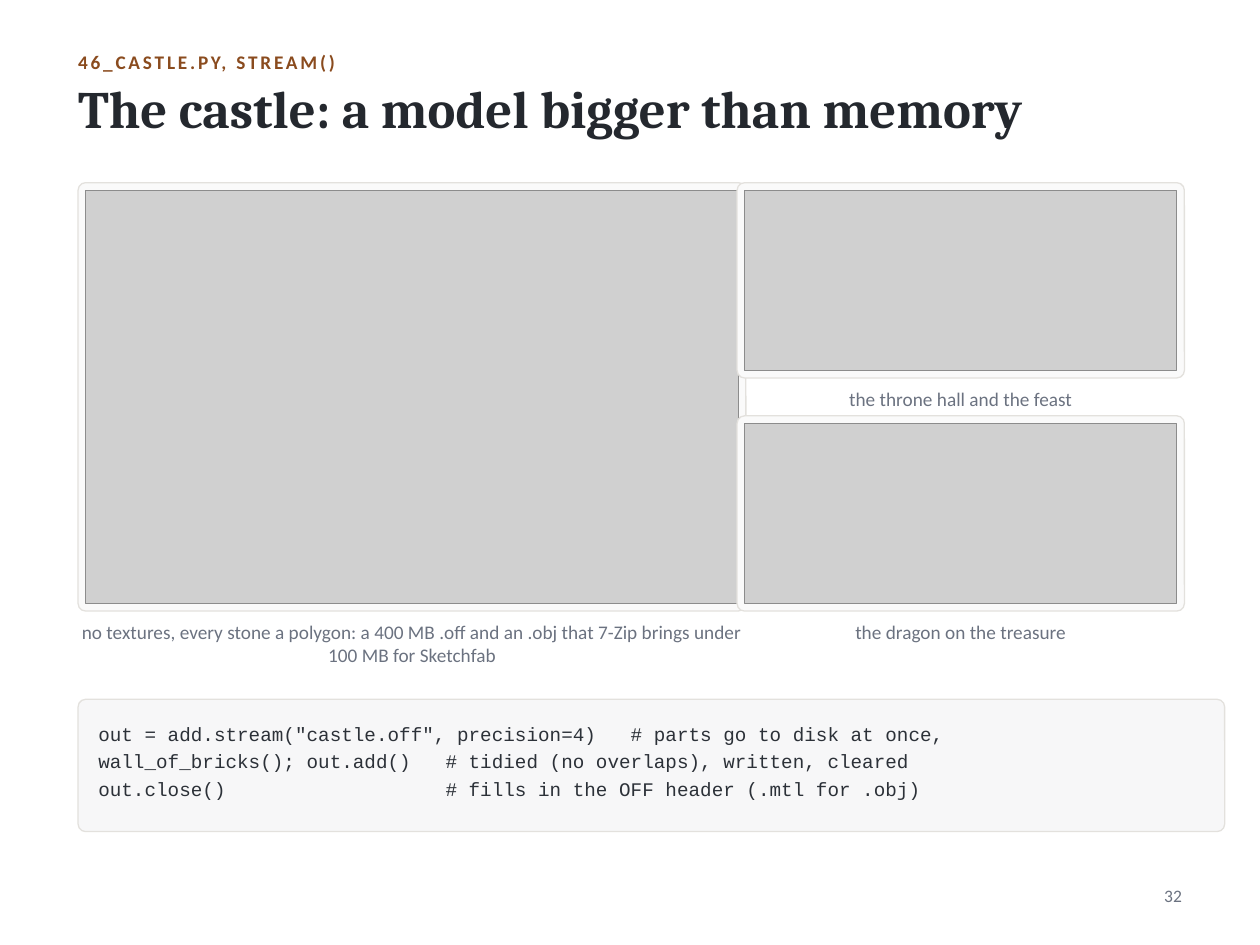
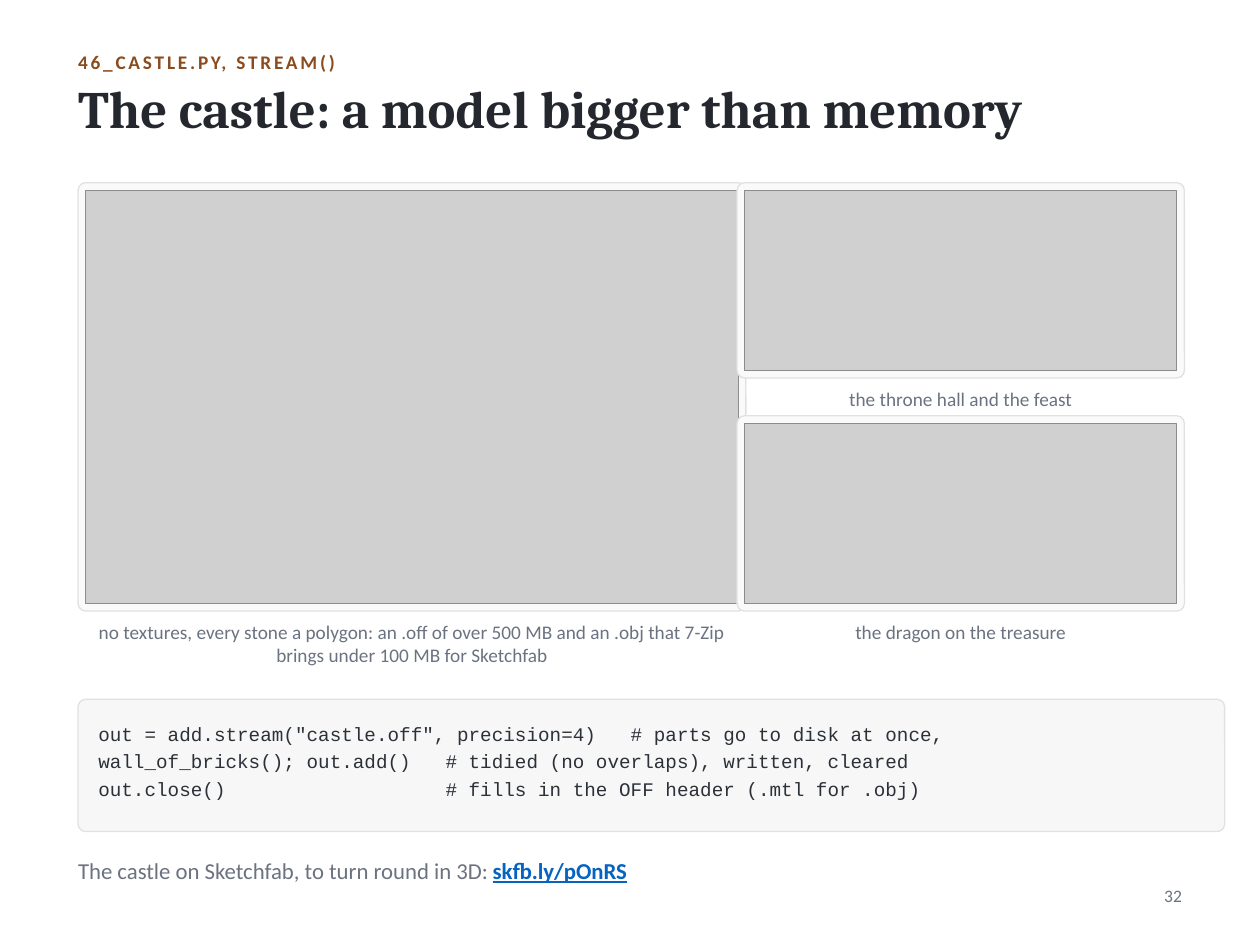
Before and after one commit to akatasis/add3d, a slide deck: slide 33 of slides/add_py_2026_en.pptx. Drawn at 1260x945 pixels with LibreOffice and Linux fonts; fonts in the diff are those of the drawing; grey boxes stand for pictures. Boxes give left, top, right and bottom in pixels: in the first picture for what was removed or moved away, otherwise in the second. Text is boxed around its words. In the diff, an @@ line names an element or a change of style, - is before the commit and + after.

```diff
--- a/slides/add_py_2026_en.pptx
+++ b/slides/add_py_2026_en.pptx
@@ text at <box>99,625,724,666</box>: text changed @@
-no textures, every stone a polygon: a 400 MB .off and an .obj that 7-Zip brings under 100 MB for Sketchfab
+no textures, every stone a polygon: an .off of over 500 MB and an .obj that 7-Zip brings under 100 MB for Sketchfab
@@ text added at <box>78,862,627,883</box>, 13 pt, text #6B7280 @@
+The castle on Sketchfab, to turn round in 3D: skfb.ly/pOnRS
```
Also in this commit, not shown: 1 other slide changed, 12 other files.
